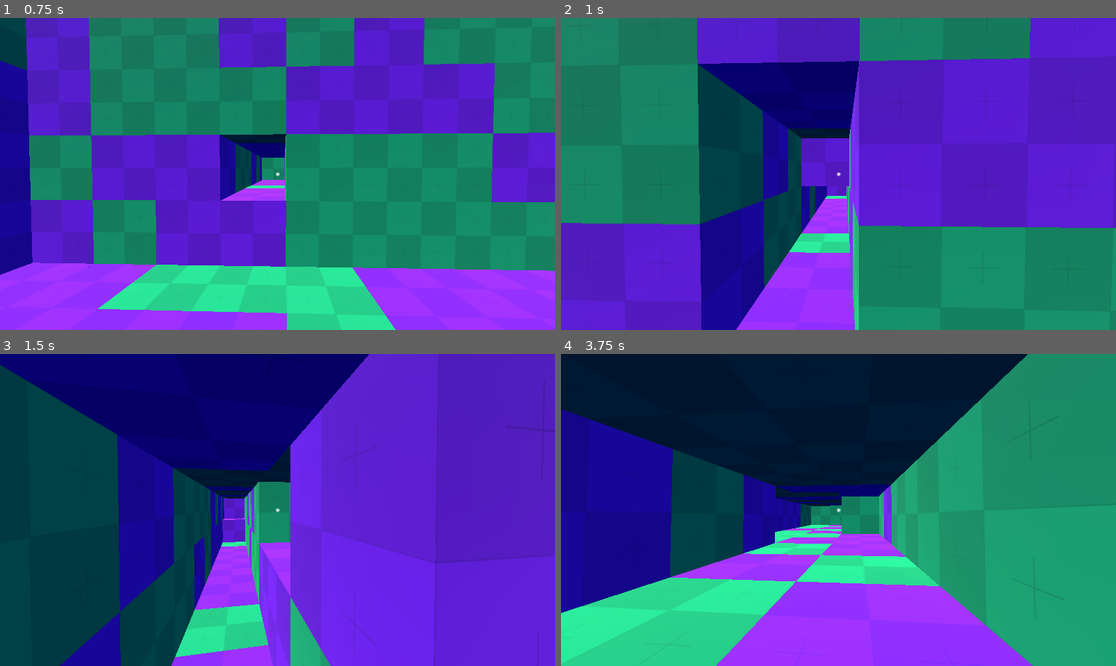
Above: before the commit, frames 1-4 (two rows, left to right).
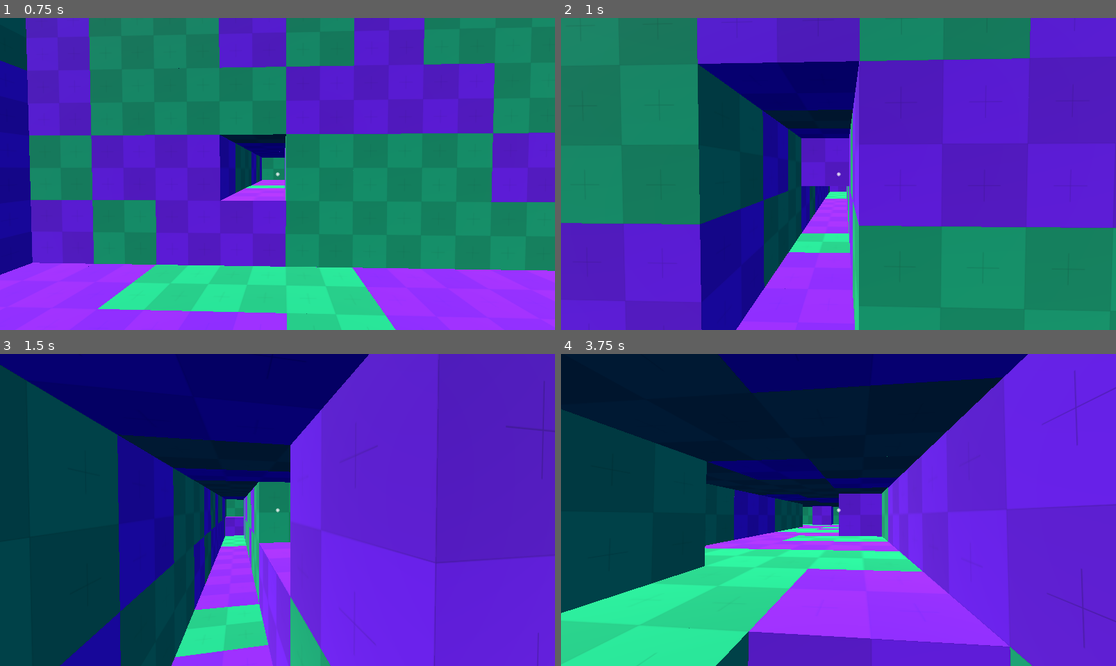
Above: after the commit, the same moments.

Repository: HaHAjax/mining-game
Game: Godot game, scene res://scenes/testing/gen_testing/gen_and_mine_testing.tscn
The game is run twice, just before and just after one commit, with the same random seed, the same clock (stepped at 60 frames per second) and the same inputs. The project has no main scene, so this scene is started directly.
Inputs (mouse positions are in pixels of both pictures, inside the frame that each line leads up to):
- Up to frame 1 (0.75 s): tap Enter at 0.5 s; move the mouse to (271, 180) at 0.52 s; press the mouse at (271, 180) at 0.53 s; hold W (move_forward) from 0.53 s (still down)
- Up to frame 2 (1 s): keep holding W (move_forward); tap Space (jump) at 0.77 s
- Up to frame 3 (1.5 s): keep holding W (move_forward); move the mouse to (316, 513) at 1.27 s; release the mouse at (316, 513) at 1.28 s; click (316, 513) at 1.35 s
- Up to frame 4 (3.75 s): tap Space (jump) at 1.52, 3.02, 3.5 s; move the mouse to (794, 506) at 2.02 s; press the mouse at (794, 506) at 2.03 s; move the mouse to (844, 510) at 2.77 s; release W (move_forward) at 2.78 s; release the mouse at (844, 510) at 2.78 s; hold A (move_left) 2.78-3.53 s; click (844, 510) at 2.85 s; move the mouse to (816, 503) at 3.52 s; press the mouse at (816, 503) at 3.53 s; hold W (move_forward) from 3.53 s (still down)

Frame 1 is identical in both runs. In frame 2, 1.3% of the frame differs, in the area x 36-53%, y 29-59%; in frame 3, 3.8%; in frame 4, 62%, in the area x 0-100%, y 0-100%.

Commit message:
Increased player interaction raycast length

Diff:
--- a/scenes/player/player.tscn
+++ b/scenes/player/player.tscn
@@ -32,7 +32,7 @@
 player = NodePath("..")
 
 [node name="RayCast3D" type="RayCast3D" parent="Camera3D"]
-target_position = Vector3(0, 0, -10)
+target_position = Vector3(0, 0, -25)
 
 [node name="CanvasLayer" type="CanvasLayer" parent="."]
 
